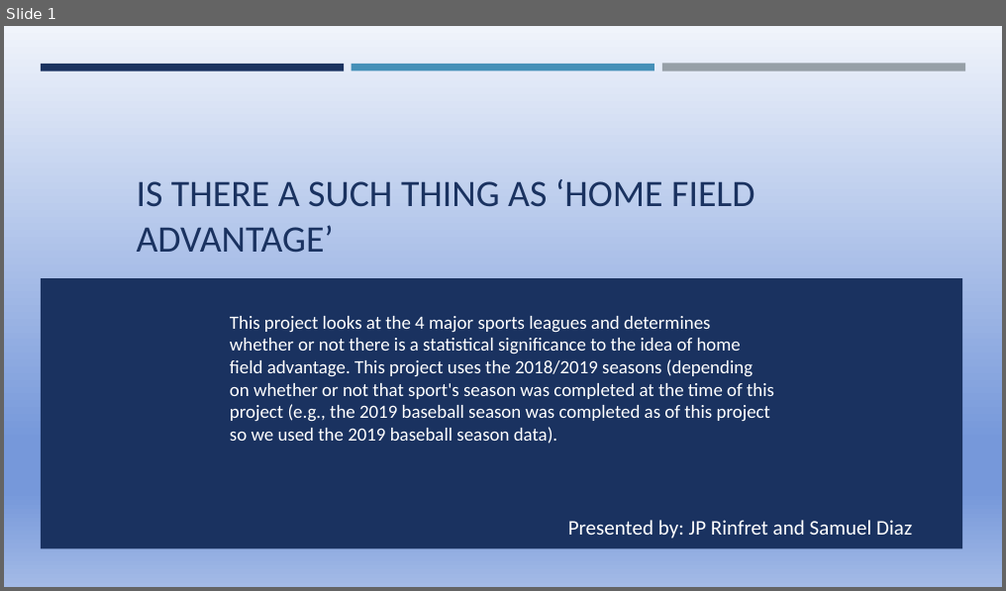
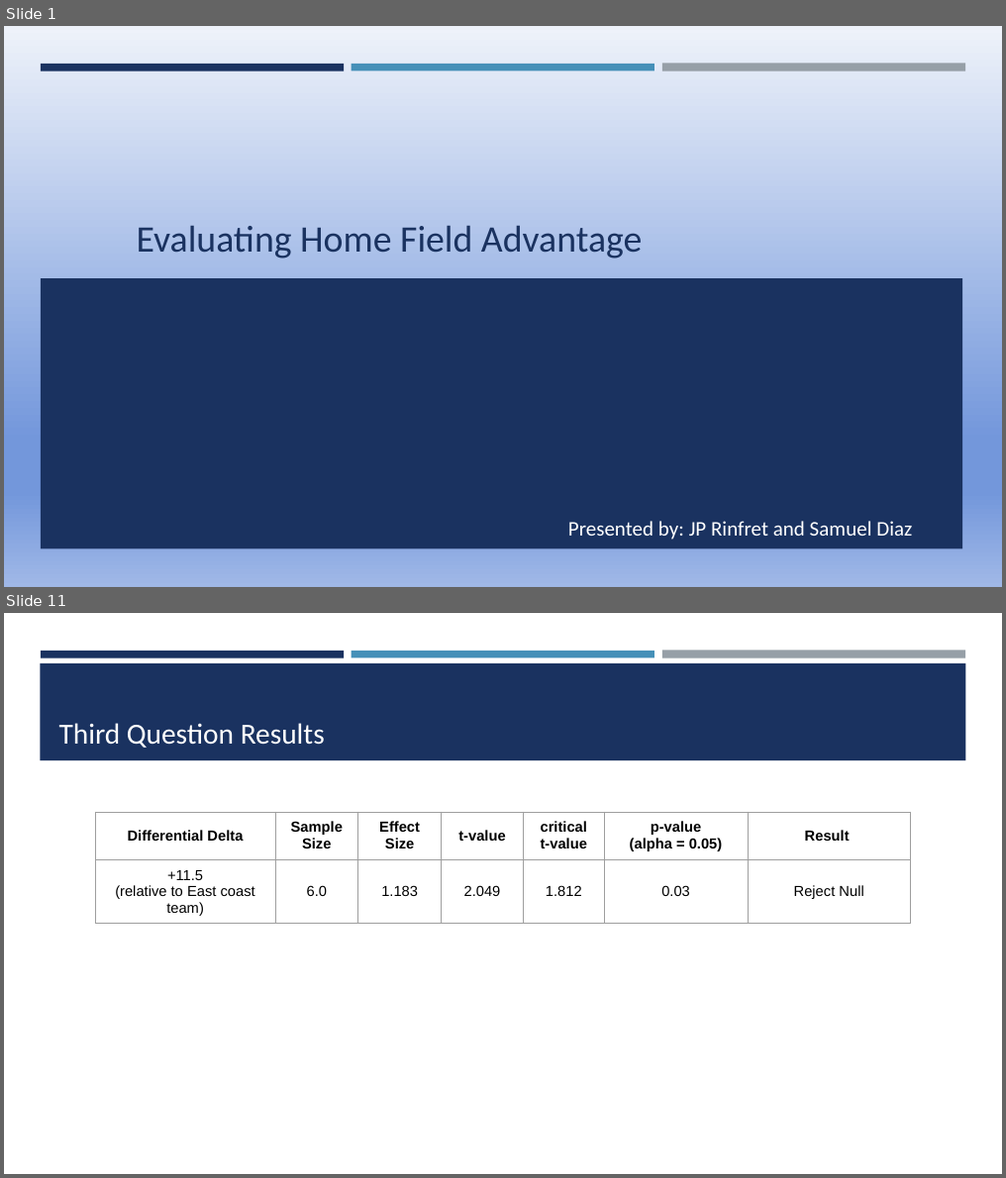
Before and after one commit to jprinfret/home_field_advantage, a slide deck: Presentation1.pptx. Shown one above the other, each under a label of ours: slide 1 before the commit, slides 1 and 11 after it; the slides between them are not shown. The pictures are 1006x591 and 1006x1178 pixels, drawn with LibreOffice and Linux fonts; fonts in the diff are those of the drawing. Boxes give left, top, right and bottom in pixels: in the first picture for what was removed or moved away, otherwise in the second. Text is boxed around its words. In the diff, an @@ line names an element or a change of style, - is before the commit and + after.

```diff
--- a/Presentation1.pptx
+++ b/Presentation1.pptx
@@ slide 11 added at (4,613,1002,1174), background #FFFFFF; not listed: 3 template elements that a slide beside it also shows @@
@@ rectangle added at (40,663,966,761), fill #1A3260 @@
@@ title added at (59,723,325,748), 28 pt, text #FFFFFF @@
+Third Question Results
@@ table added at (95,812,912,1058), 2 rows, 7 columns @@
+Differential Delta | Sample Size | Effect / Size | t-value | critical / t-value | p-value / (alpha = 0.05) | Result
++11.5 / (relative to East coast team) | 6.0 | 1.183 | 2.049 | 1.812 | 0.03 | Reject Null
@@ slide 1 changed as well @@
@@ background gradient #F0F4FB to #7698DA to #A3BAE6 to gradient #EEF2FA to #7397DB to #A0B8E7 @@
@@ title at (137,226,642,259): text changed @@
-IS THERE A SUCH THING AS ‘HOME FIELD ADVANTAGE’
+Evaluating Home Field Advantage
@@ text removed at (230,316,774,444) @@
-This project looks at the 4 major sports leagues and determines whether or not there is a statistical significance to the idea of home field advantage. This project uses the 2018/2019 seasons (depending on whether or not that sport's season was completed at the time of this project (e.g., the 2019 baseball season was completed as of this project so we used the 2019 baseball season data).
```
Also in this commit, not shown: 3 other slides changed, 10 other slides added, 4 slides removed, 2 other files.
